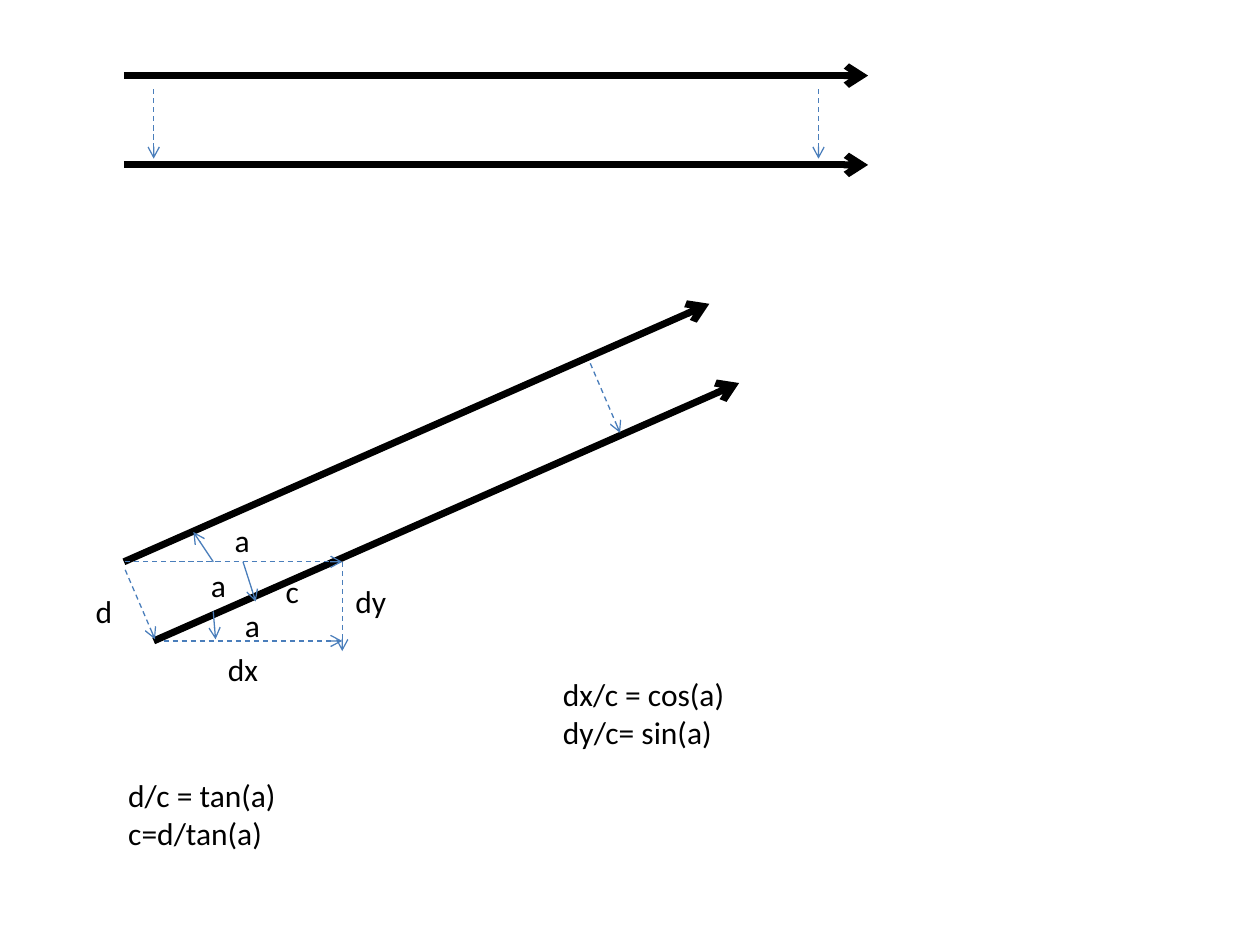
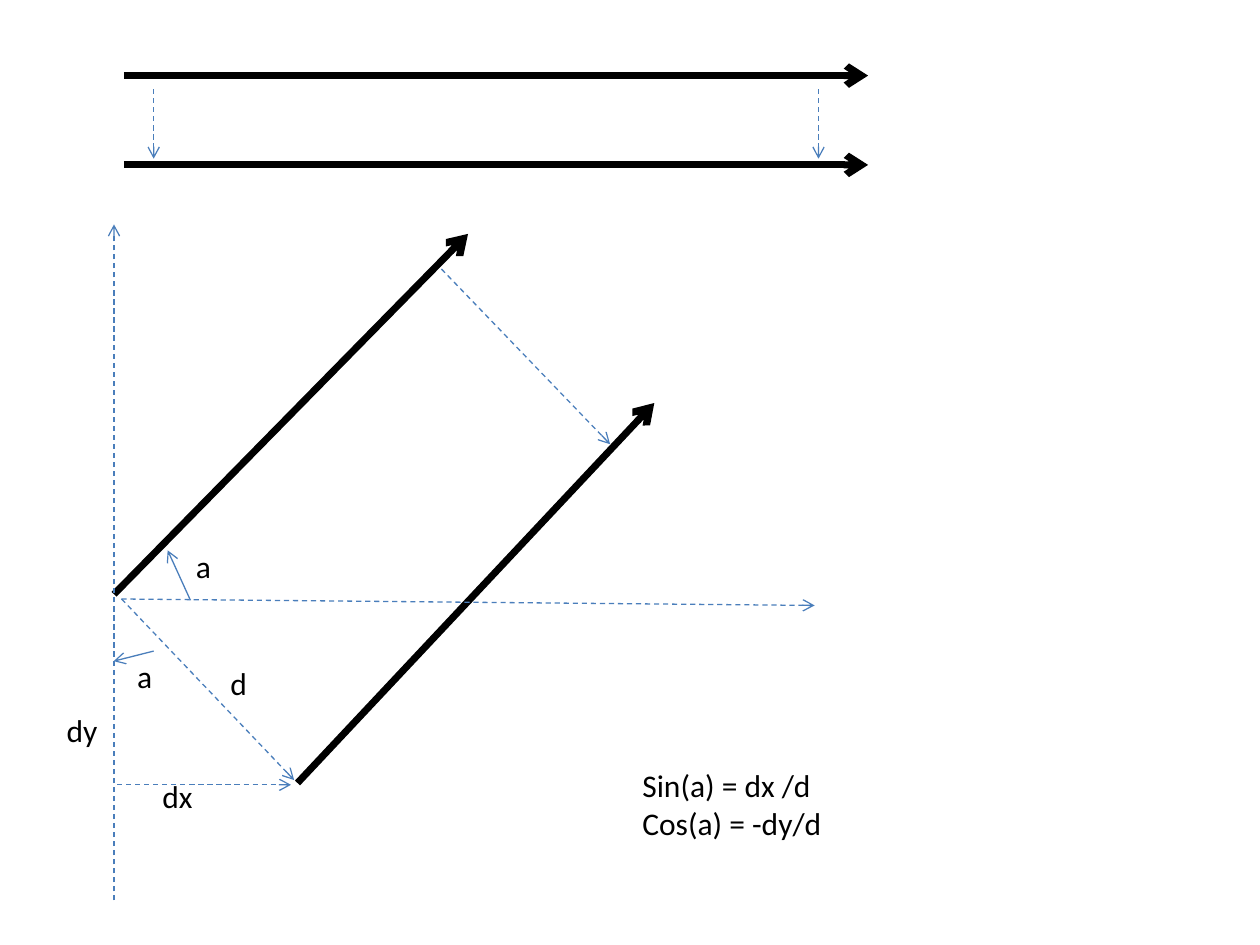
Before and after one commit to xieguigang/sciBASIC, a slide deck: slide 1 of gr/Microsoft.VisualBasic.Imaging/Drawing2D/Figures.pptx. Drawn at 1260x945 pixels with LibreOffice and Linux fonts; fonts in the diff are those of the drawing. Boxes give left, top, right and bottom in pixels: in the first picture for what was removed or moved away, otherwise in the second. Text is boxed around its words. In the diff, an @@ line names an element or a change of style, - is before the commit and + after.

```diff
--- a/gr/Microsoft.VisualBasic.Imaging/Drawing2D/Figures.pptx
+++ b/gr/Microsoft.VisualBasic.Imaging/Drawing2D/Figures.pptx
@@ arrow moved from (123, 562) - (709, 304) to (115, 595) - (467, 234) @@
@@ arrow added from (115, 901) to (115, 224), #4B7EBC 0.75 pt dashed @@
@@ arrow moved from (591, 363) - (620, 433) to (441, 270) - (610, 445) @@
@@ arrow moved from (154, 641) - (740, 383) to (297, 782) - (654, 403) @@
@@ arrow moved from (213, 562) - (194, 532) to (190, 600) - (168, 551) @@
@@ text "a": place and size @@
-text "a" at bbox=[235, 536, 250, 553]
+text "a" at bbox=[196, 562, 211, 579]
@@ arrow removed from (243, 562) to (256, 601) @@
@@ arrow removed from (343, 562) to (343, 651) @@
@@ arrow moved from (125, 562) - (343, 562) to (121, 598) - (815, 606) @@
@@ arrow moved from (125, 570) - (155, 639) to (122, 598) - (294, 780) @@
@@ text removed at bbox=[211, 581, 226, 598] @@
-a
@@ text removed at bbox=[286, 577, 299, 604] @@
-c
@@ arrow removed from (213, 611) to (215, 639) @@
@@ arrow added from (154, 651) to (113, 662), #4B7EBC 0.75 pt @@
@@ text "a" rewrapped from bbox=[245, 621, 260, 642] to bbox=[137, 672, 152, 689] @@
@@ text "d": place and size @@
-text "d" at bbox=[96, 601, 113, 624]
+text "d" at bbox=[230, 673, 247, 696]
@@ text "dy": place and size @@
-text "dy" at bbox=[355, 591, 386, 618]
+text "dy" at bbox=[67, 720, 98, 747]
@@ text "dx": place and size @@
-text "dx" at bbox=[228, 659, 258, 682]
+text "dx" at bbox=[162, 784, 192, 809]
@@ text at bbox=[642, 774, 821, 840]: text changed @@
-dx/c = cos(a)
-dy/c= sin(a)
+Sin(a) = dx /d
+Cos(a) = -dy/d
@@ arrow moved from (164, 641) - (343, 641) to (117, 785) - (291, 785) @@
@@ text removed at bbox=[128, 784, 276, 849] @@
-d/c = tan(a)
-c=d/tan(a)
```
Also in this commit, not shown: 2 other files.
